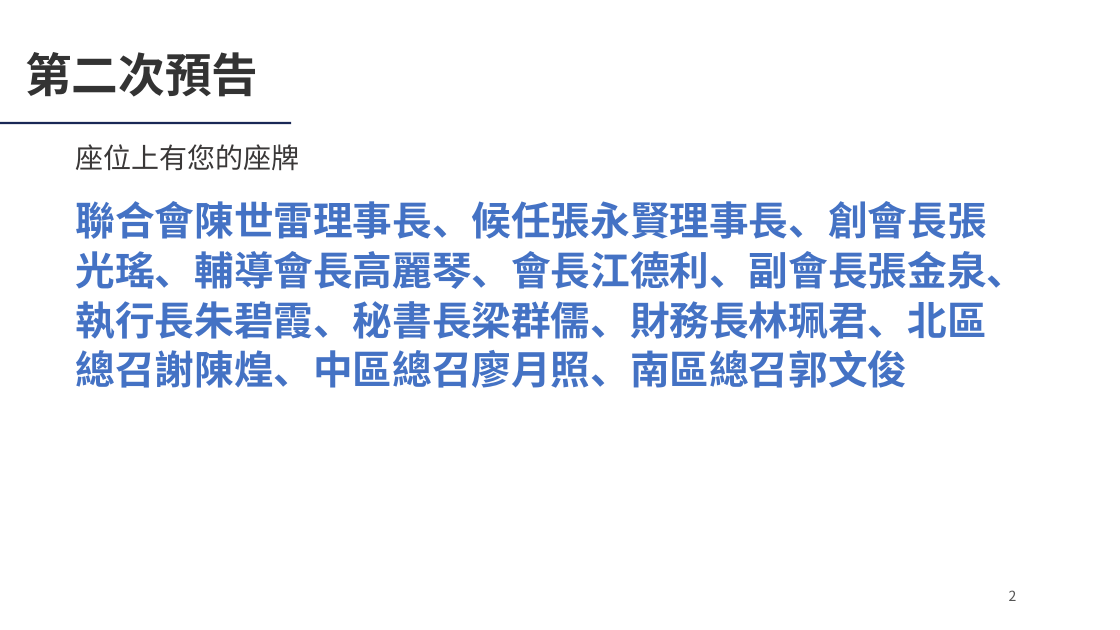
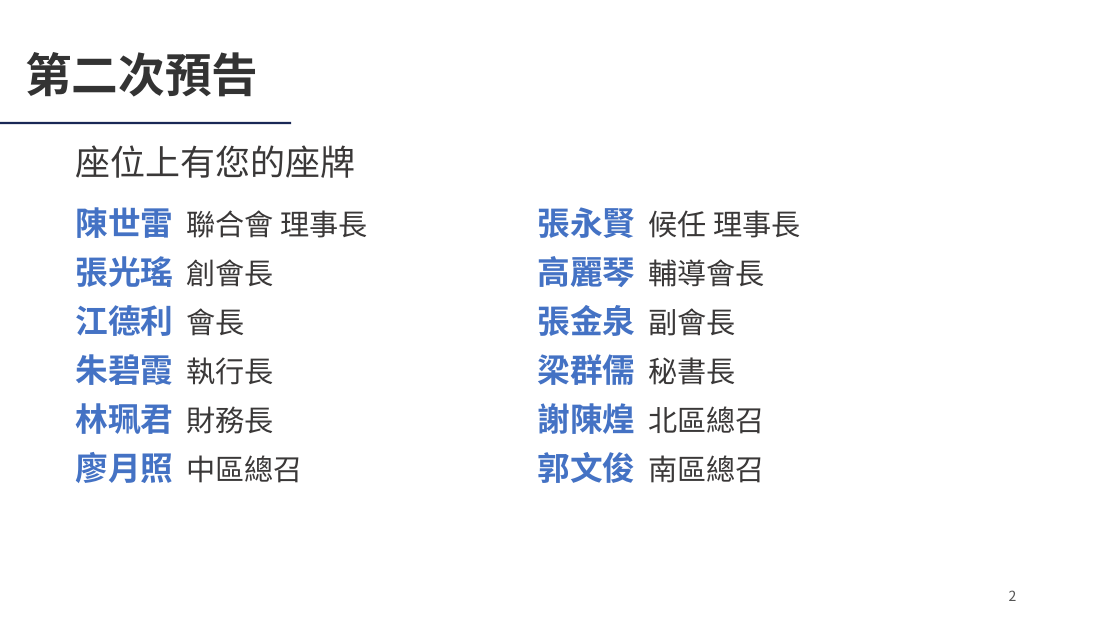
Before and after one commit to Ericliang680928/IAA, a slide deck: slide 2 of 20261204/agm/IAA會員大會簡報_20261204.pptx. Drawn at 1120x630 pixels with LibreOffice and Linux fonts; fonts in the diff are those of the drawing; background and template pictures are left out. Boxes give left, top, right and bottom in pixels: in the first picture for what was removed or moved away, otherwise in the second. Text is boxed around its words. In the diff, an @@ line names an element or a change of style, - is before the commit and + after.

```diff
--- a/20261204/agm/IAA會員大會簡報_20261204.pptx
+++ b/20261204/agm/IAA會員大會簡報_20261204.pptx
@@ text "座位上有您的座牌" at (76, 145, 356, 178): size 24 to 30 pt @@
@@ text at (76, 207, 367, 238): text changed; size 34 to 25 pt; text colour #4472C4 to #3A3838; bold off @@
-聯合會陳世雷理事長、候任張永賢理事長、創會長張光瑤、輔導會長高麗琴、會長江德利、副會長張金泉、執行長朱碧霞、秘書長梁群儒、財務長林珮君、北區總召謝陳煌、中區總召廖月照、南區總召郭文俊
+陳世雷 聯合會 理事長
@@ text "陳世雷 聯合會 理事長" at (76, 207, 367, 238): vertical alignment top to middle @@
@@ text added at (538, 207, 800, 238), 25 pt, text #3A3838 @@
+張永賢 候任 理事長
@@ text added at (76, 256, 273, 287), 28 pt, text #4472C4, bold @@
+張光瑤 創會長
@@ text added at (538, 256, 765, 287), 25 pt, text #3A3838 @@
+高麗琴 輔導會長
@@ text added at (76, 305, 244, 336), 28 pt, text #4472C4, bold @@
+江德利 會長
@@ text added at (538, 305, 735, 336), 28 pt, text #4472C4, bold @@
+張金泉 副會長
@@ text added at (76, 354, 273, 385), 28 pt, text #4472C4, bold @@
+朱碧霞 執行長
@@ text added at (538, 354, 735, 385), 28 pt, text #4472C4, bold @@
+梁群儒 秘書長
@@ text added at (76, 403, 273, 434), 28 pt, text #4472C4, bold @@
+林珮君 財務長
@@ text added at (538, 403, 765, 434), 25 pt, text #3A3838 @@
+謝陳煌 北區總召
@@ text added at (76, 452, 303, 483), 25 pt, text #3A3838 @@
+廖月照 中區總召
@@ text added at (538, 452, 765, 483), 25 pt, text #3A3838 @@
+郭文俊 南區總召
```
Also in this commit, not shown: 32 other slides changed, 2 other files.
